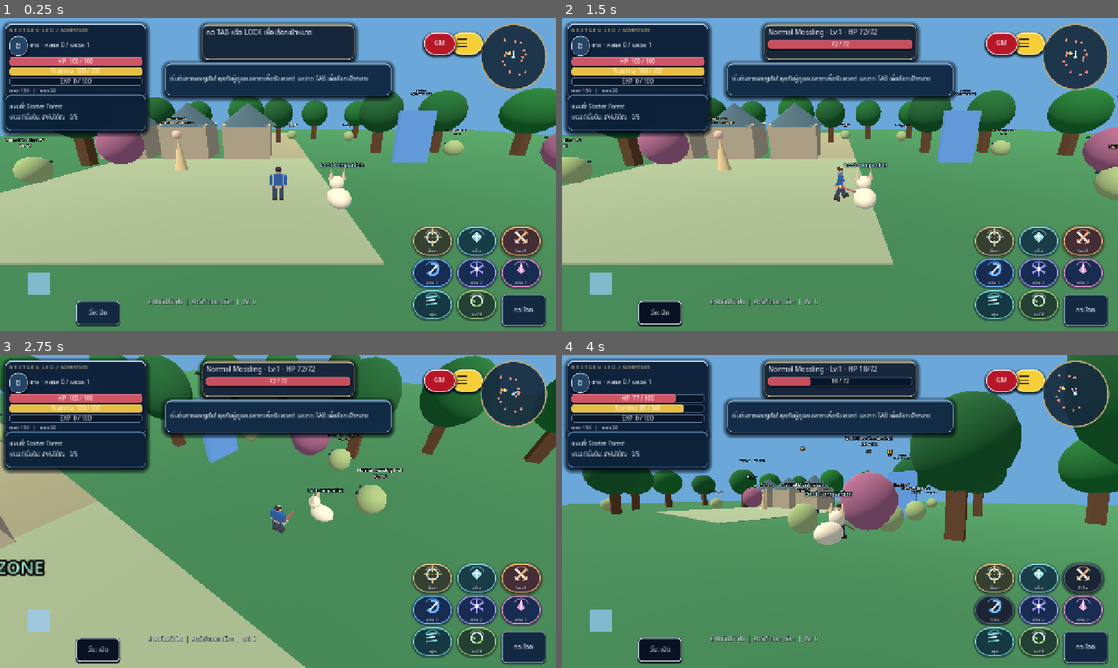
Above: before the commit, frames 1-4 (two rows, left to right).
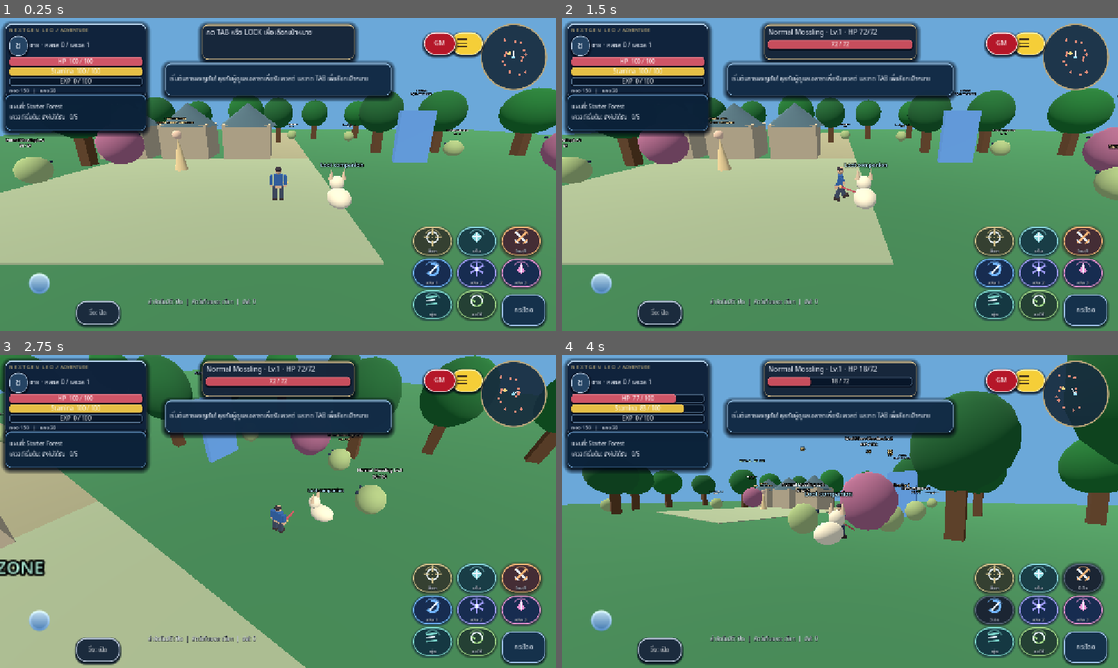
Above: after the commit, the same moments.

Repository: redfullmoon209-debug/NexTgenLeo
Game: Godot game, scene res://scenes/main.tscn
Two runs of this game, one before a commit and one after it. Both use one fixed random seed, a clock stepped at 60 frames per second and the inputs below.
Inputs (mouse positions are in pixels of both pictures, inside the frame that each line leads up to):
- Up to frame 1 (0.25 s): no input
- Up to frame 2 (1.5 s): click "กระโดด" at 0.5 s; tap Enter at 1.25 s; move the mouse to (962, 158) at 1.27 s; hold D from 1.28 s (still down); tap Tab at 1.35 s; click (962, 158) at 1.42 s
- Up to frame 3 (2.75 s): tap Space at 1.52 s; release D at 2 s; drag from (166, 527) to (250, 574) at 2.02 s
- Up to frame 4 (4 s): move the mouse to (895, 442) at 2.77 s; hold D 2.78-3.5 s; tap 1 at 2.85 s; drag from (812, 574) to (673, 464) at 3.52 s

The runs differ from the first frame. In frame 1, 0.6% of the frame differs, in the area x 5-99%, y 81-100%; in frame 2, 1.0%; in frame 3, 1.0%; in frame 4, 1.0%.

Commit message:
Draw circular metallic joystick and themed touch movement buttons

Diff:
--- a/scripts/main.gd
+++ b/scripts/main.gd
@@ -143,11 +143,21 @@
 	joystick_base.color = Color(0.08, 0.12, 0.18, 0.0)
 	joystick_base.size = Vector2(128, 128)
 	joystick_base.mouse_filter = Control.MOUSE_FILTER_IGNORE
+	var base_shader := Shader.new()
+	base_shader.code = "shader_type canvas_item;\nvoid fragment() { vec2 p = UV * 2.0 - vec2(1.0); float r = length(p); float ring = smoothstep(0.74, 0.82, r) * (1.0 - smoothstep(0.92, 1.0, r)); COLOR = vec4(COLOR.rgb, COLOR.a * ring); }"
+	var base_material := ShaderMaterial.new()
+	base_material.shader = base_shader
+	joystick_base.material = base_material
 	hud.add_child(joystick_base)
 	joystick_knob = ColorRect.new()
 	joystick_knob.color = Color(0.6, 0.8, 1.0, 0.7)
 	joystick_knob.size = Vector2(52, 52)
 	joystick_knob.mouse_filter = Control.MOUSE_FILTER_IGNORE
+	var thumb_shader := Shader.new()
+	thumb_shader.code = "shader_type canvas_item;\nvoid fragment() { vec2 p = UV * 2.0 - vec2(1.0); float r = length(p); float alpha = 1.0 - smoothstep(0.84, 1.0, r); vec3 tint = mix(vec3(0.20, 0.42, 0.68), vec3(0.84, 0.94, 1.0), 1.0 - UV.y); float rim = smoothstep(0.63, 0.82, r) * (1.0 - smoothstep(0.92, 0.99, r)); COLOR = vec4(tint + vec3(rim * 0.12), alpha * 0.94); }"
+	var thumb_material := ShaderMaterial.new()
+	thumb_material.shader = thumb_shader
+	joystick_knob.material = thumb_material
 	hud.add_child(joystick_knob)
 	jump_button = Button.new()
 	jump_button.text = "กระโดด"
@@ -159,6 +169,15 @@
 	run_button.size = Vector2(100, 55)
 	run_button.pressed.connect(_toggle_run)
 	hud.add_child(run_button)
+	var steel = load("res://scripts/celestial_steel.gd")
+	for item in [[jump_button, "jump"], [run_button, "run"]]:
+		var button: Button = item[0]
+		var kind: String = item[1]
+		button.set_meta("leo_fantasy_skin", true)
+		for state in ["normal", "hover", "pressed", "focus"]:
+			button.add_theme_stylebox_override(state, steel.movement_style(kind, state))
+		button.add_theme_color_override("font_color", Color("#F1F7FF"))
+		button.add_theme_font_size_override("font_size", 14)
 	_layout_touch_ui()
 
 func _layout_touch_ui() -> void:
@@ -185,7 +204,7 @@
 	run_button.position = responsive.keep_inside(Rect2(run_button.position, run_button.size), bounds).position
 
 func _update_knob() -> void:
-	joystick_knob.position = joystick_origin + joystick_vector * 42.0 - joystick_knob.size / 2.0
+	joystick_knob.position = joystick_origin + joystick_vector * joystick_base.size.x * 0.33 - joystick_knob.size / 2.0
 
 func _toggle_run() -> void:
 	run_enabled = not run_enabled
@@ -231,7 +250,7 @@
 			look_previous = event.position
 
 func _set_joystick(position: Vector2) -> void:
-	joystick_vector = ((position - joystick_origin) / 55.0).limit_length(1.0)
+	joystick_vector = ((position - joystick_origin) / maxf(32.0, joystick_base.size.x * 0.43)).limit_length(1.0)
 	_update_knob()
 
 func _rotate_camera(delta: Vector2) -> void:
